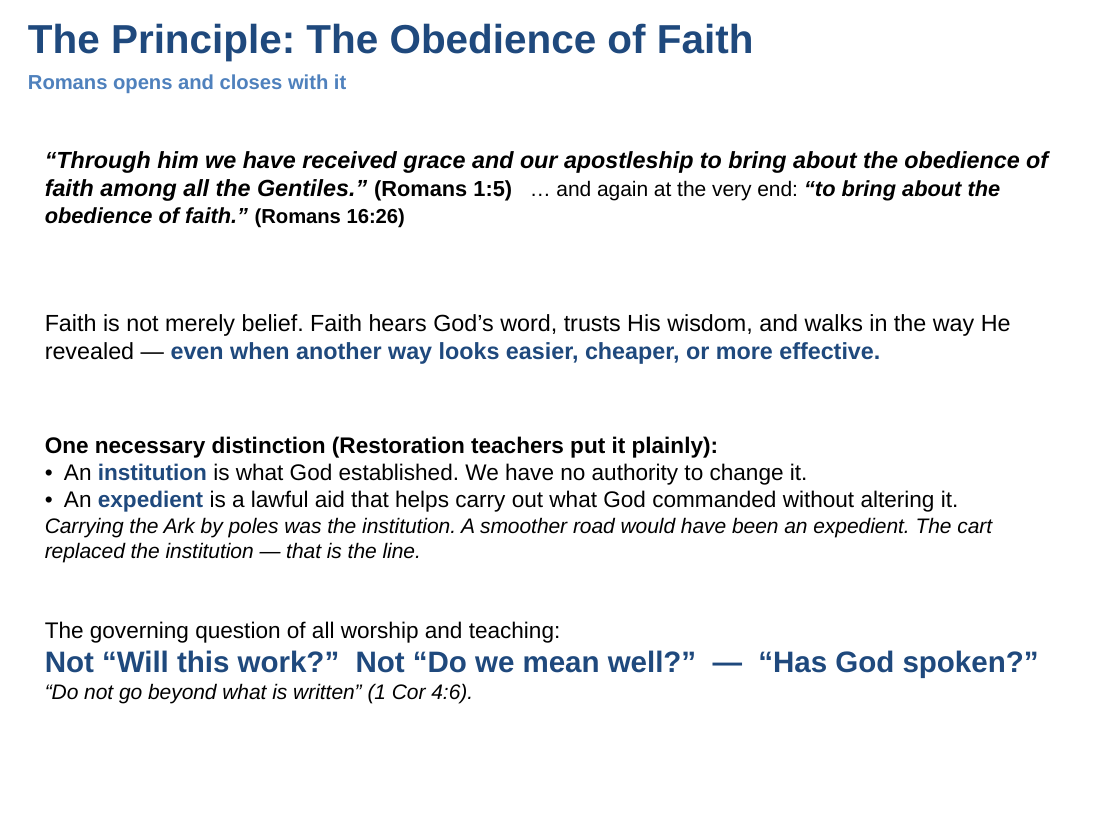
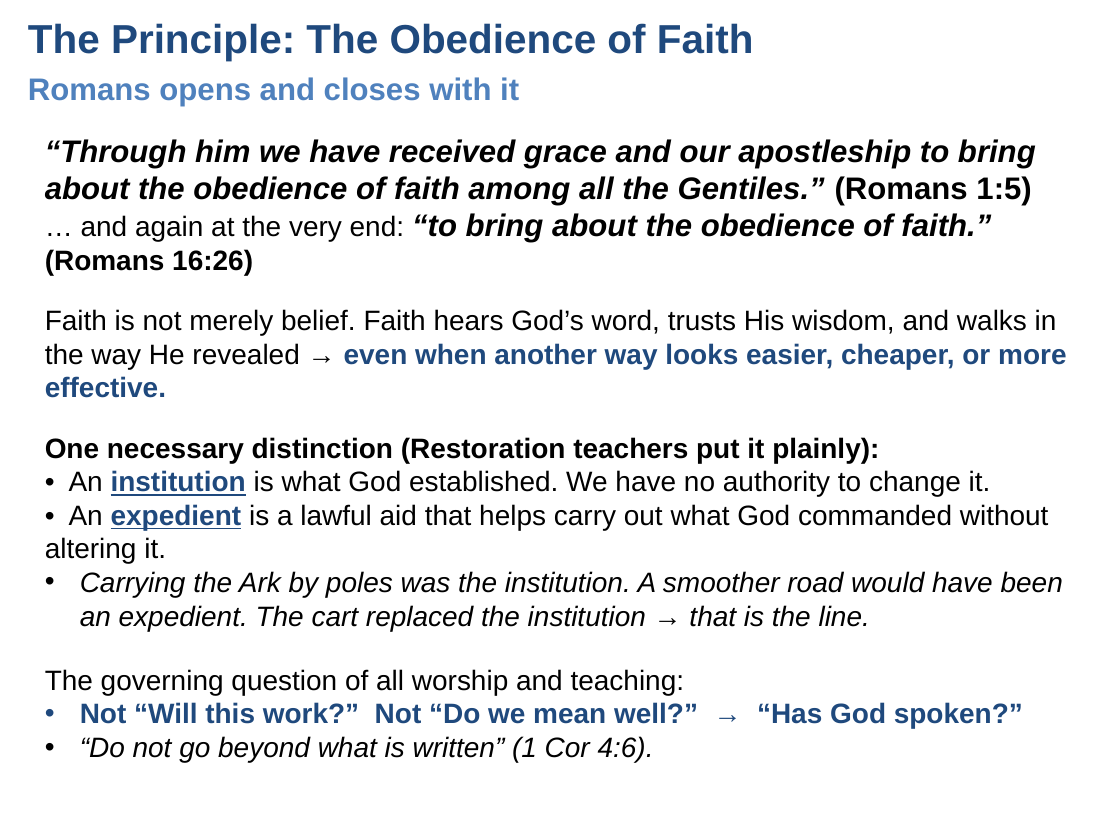
Before and after one commit to UsefulEngines/EvangelismPublic, a slide deck: slide 6 of 2026-Q4/03-GoodIntentions/Week03-GoodIntentionsAreNotEnough.pptx (slide 5 before the commit). Drawn at 1120x840 pixels with LibreOffice and Linux fonts; fonts in the diff are those of the drawing. Boxes give left, top, right and bottom in pixels: in the first picture for what was removed or moved away, otherwise in the second. Text is boxed around its words. In the diff, an @@ line names an element or a change of style, - is before the commit and + after.

```diff
--- a/2026-Q4/03-GoodIntentions/Week03-GoodIntentionsAreNotEnough.pptx
+++ b/2026-Q4/03-GoodIntentions/Week03-GoodIntentionsAreNotEnough.pptx
@@ text "Romans opens and closes with ..." at (28, 77, 519, 106): size 13 to 20 pt @@
@@ text "“Through him we have received ...": place and size @@
-text "“Through him we have received ..." at (45, 151, 1048, 228)
+text "“Through him we have received ..." at (45, 139, 1036, 276)
@@ text "“Through him we have received ..." at (45, 139, 1036, 276): size 15 to 20 pt in "“Through him we have received grace and ..."; size 14 to 20 pt in "(Romans 1:5) “to bring about the obedience ..."; size 13.5 to 18 pt in "… and again at the very end:"; size 13 to 18 pt in "(Romans 16:26)" @@
@@ text at (45, 309, 1066, 398): text changed; size 15 to 18 pt @@
-Faith is not merely belief. Faith hears God’s word, trusts His wisdom, and walks in the way He revealed — even when another way looks easier, cheaper, or more effective.
+Faith is not merely belief. Faith hears God’s word, trusts His wisdom, and walks in the way He revealed → even when another way looks easier, cheaper, or more effective.
@@ text at (45, 437, 1063, 631): text changed; size 14.5 to 18 pt @@
-One necessary distinction (Restoration teachers put it plainly):
-• An institution is what God established. We have no authority to change it.
-• An expedient is a lawful aid that helps carry out what God commanded without altering it.
-Carrying the Ark by poles was the institution. A smoother road would have been an expedient. The cart replaced the institution — that is the line.
+One necessary distinction (Restoration teachers put it plainly):
+• An institution is what God established. We have no authority to change it.
+• An expedient is a lawful aid that helps carry out what God commanded without altering it.
+• Carrying the Ark by poles was the institution. A smoother road would have been an expedient. The cart replaced the institution → that is the line.
@@ text at (45, 669, 1023, 729): text changed; size 19 to 18 pt @@
-The governing question of all worship and teaching:
-Not “Will this work?” Not “Do we mean well?” — “Has God spoken?”
+The governing question of all worship and teaching:
+• Not “Will this work?” Not “Do we mean well?” → “Has God spoken?”
@@ text "The governing question of all ...": place and size @@
-text "The governing question of all ..." at (45, 621, 1039, 704)
+text "The governing question of all ..." at (45, 669, 1023, 762)
@@ text at (80, 736, 654, 762): size 13.5 to 18 pt in "“Do not go beyond what is written” ..."; bullet none to • @@
```
Also in this commit, not shown: 6 other slides changed, 2 slides added.
